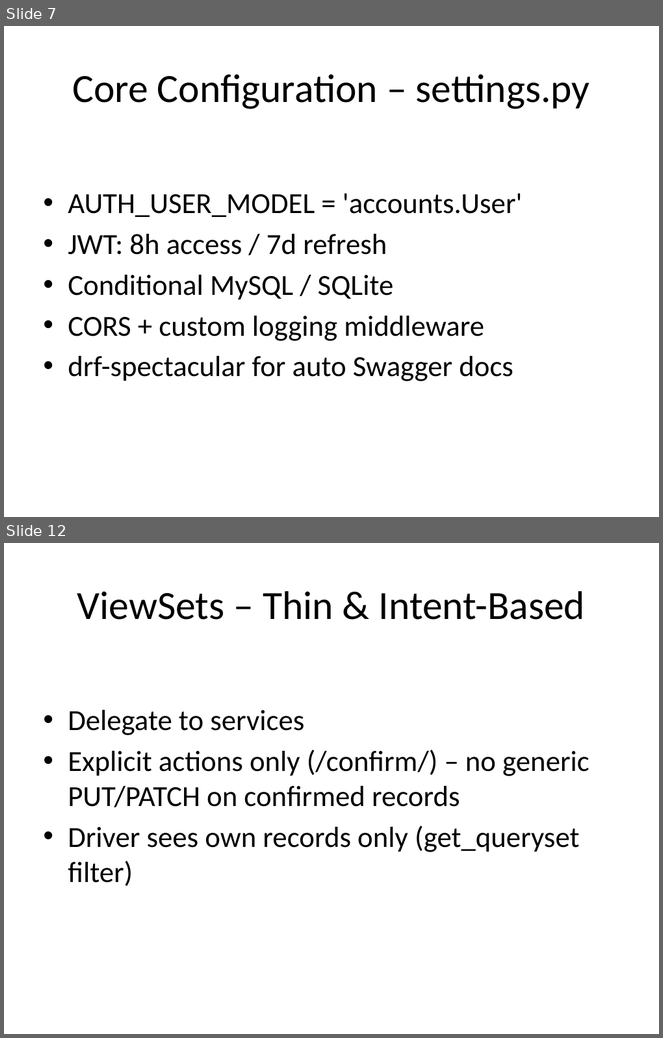
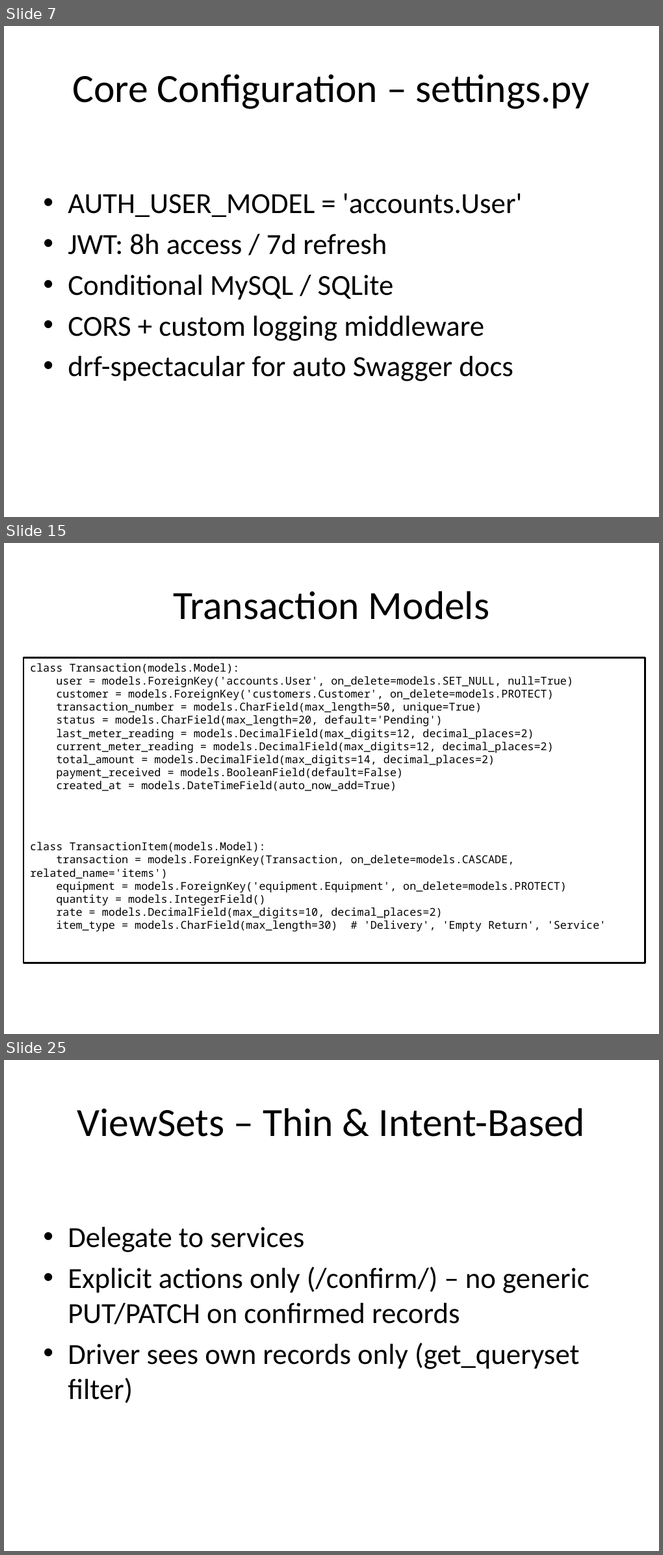
Before and after one commit to seanwhs/ScratchPad, a slide deck: Project-Refill/HSH_LPG_Backend_Walkthrough_Jan2026.pptx. Shown one above the other, each under a label of ours: slides 7 and 12 before the commit, slides 7, 15 and 25 after it; the slides between them are not shown. The pictures are 663x1038 and 663x1555 pixels, drawn with LibreOffice and Linux fonts; fonts in the diff are those of the drawing. Boxes give left, top, right and bottom in pixels: in the first picture for what was removed or moved away, otherwise in the second. Text is boxed around its words. In the diff, an @@ line names an element or a change of style, - is before the commit and + after.

```diff
--- a/Project-Refill/HSH_LPG_Backend_Walkthrough_Jan2026.pptx
+++ b/Project-Refill/HSH_LPG_Backend_Walkthrough_Jan2026.pptx
@@ slide 15 added at bbox=[4, 543, 659, 1034], background #FFFFFF @@
@@ title added at bbox=[173, 591, 490, 620], 44 pt, text #000000 @@
+Transaction Models
@@ text added at bbox=[24, 657, 646, 964], fill #FFFFFF, outline #000000 2 pt, 12 pt, text #000000 @@
+class Transaction(models.Model):
+user = models.ForeignKey('accounts.User', on_delete=models.SET_NULL, null=True)
+customer = models.ForeignKey('customers.Customer', on_delete=models.PROTECT)
+transaction_number = models.CharField(max_length=50, unique=True)
+status = models.CharField(max_length=20, default='Pending')
+last_meter_reading = models.DecimalField(max_digits=12, decimal_places=2)
+current_meter_reading = models.DecimalField(max_digits=12, decimal_places=2)
+total_amount = models.DecimalField(max_digits=14, decimal_places=2)
+payment_received = models.BooleanField(default=False)
+created_at = models.DateTimeField(auto_now_add=True)
+class TransactionItem(models.Model):
+transaction = models.ForeignKey(Transaction, on_delete=models.CASCADE, related_name='items')
+equipment = models.ForeignKey('equipment.Equipment', on_delete=models.PROTECT)
+quantity = models.IntegerField()
+rate = models.DecimalField(max_digits=10, decimal_places=2)
+item_type = models.CharField(max_length=30) # 'Delivery', 'Empty Return', 'Service'
@@ what was slide 12 is now slide 25 @@
```
Also in this commit, not shown: 11 slides changed, 15 other slides added.
